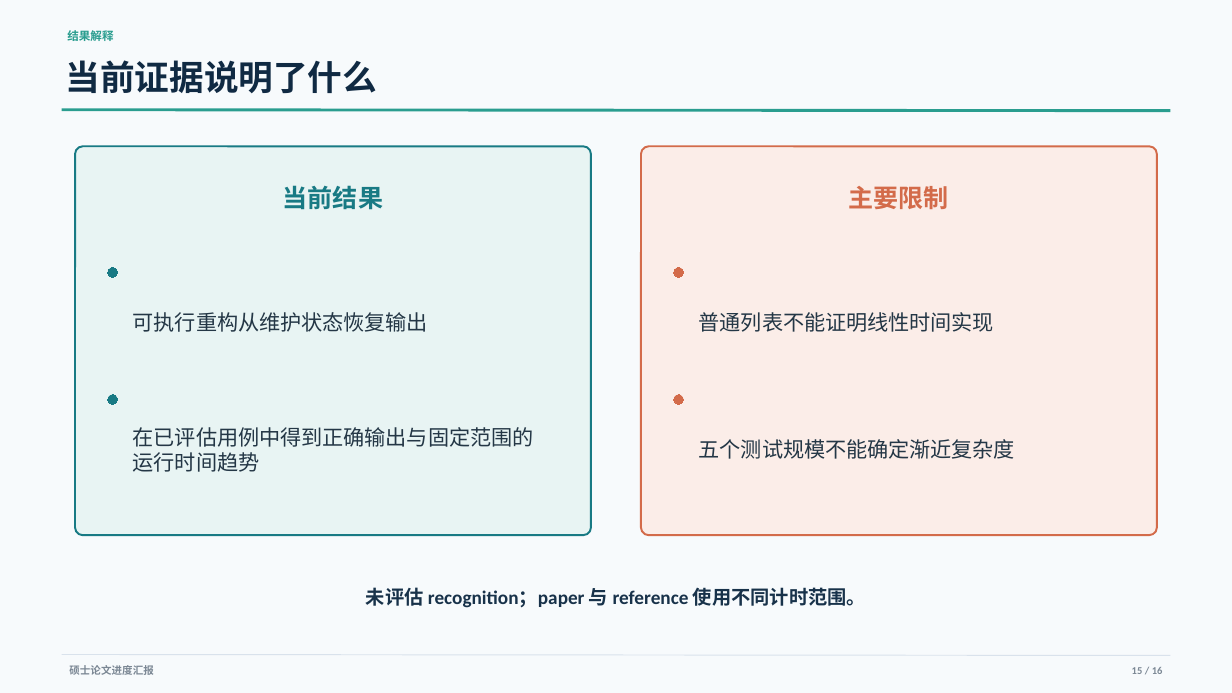
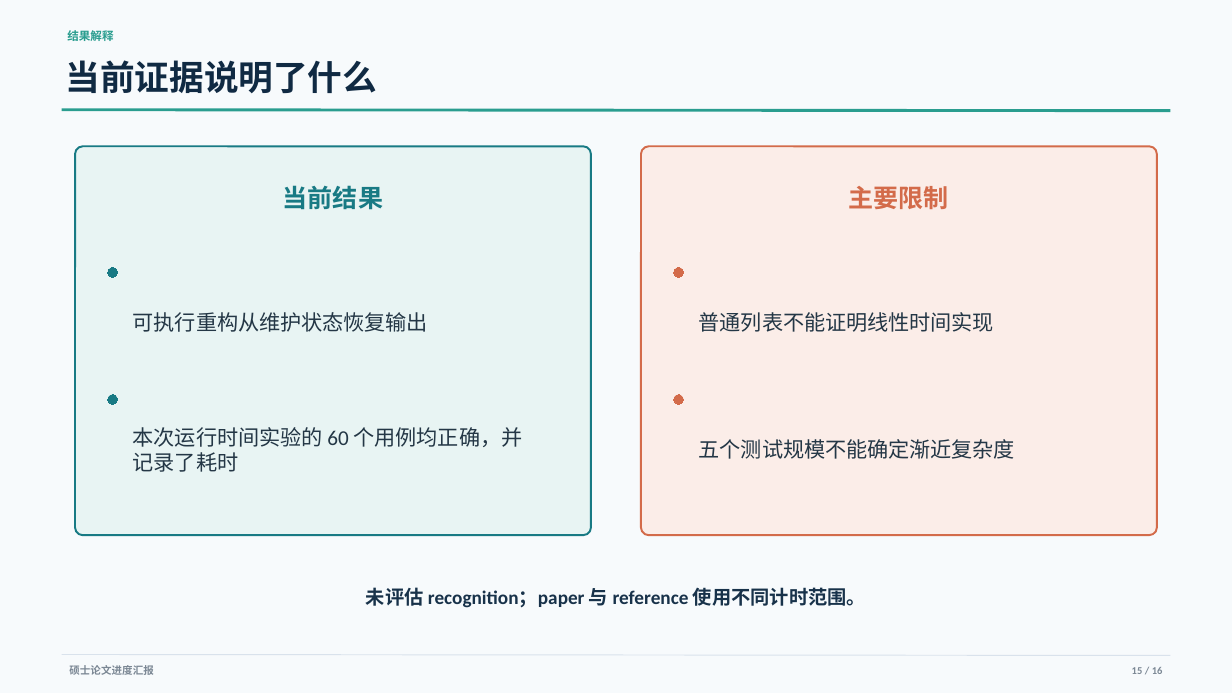
Before and after one commit to YixueWang983/jordan-sorting, a slide deck: slide 15 of presentations/progress_report/Jordan_Sorting_Progress_Report_ZH.pptx. Drawn at 1232x693 pixels with LibreOffice and Linux fonts; fonts in the diff are those of the drawing. Boxes give left, top, right and bottom in pixels: in the first picture for what was removed or moved away, otherwise in the second. Text is boxed around its words. In the diff, an @@ line names an element or a change of style, - is before the commit and + after.

```diff
--- a/presentations/progress_report/Jordan_Sorting_Progress_Report_ZH.pptx
+++ b/presentations/progress_report/Jordan_Sorting_Progress_Report_ZH.pptx
@@ text at [133,427,523,472]: text changed @@
-在已评估用例中得到正确输出与固定范围的运行时间趋势
+本次运行时间实验的 60 个用例均正确，并记录了耗时
```
Also in this commit, not shown: 4 other slides changed, 5 other files.
